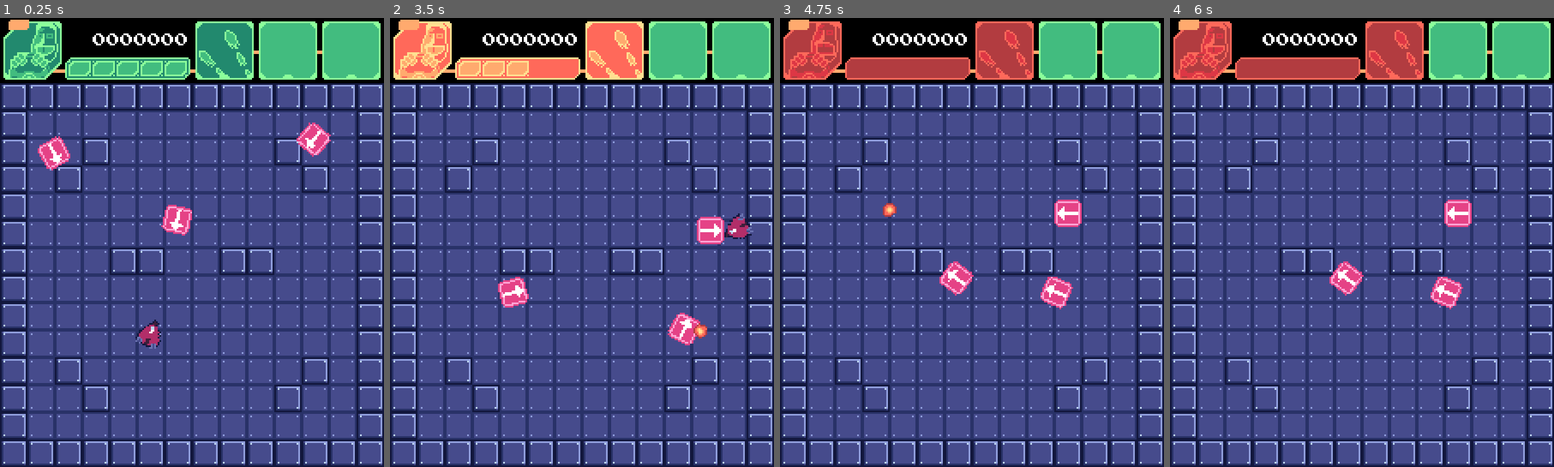
Above: before the commit, frames 1-4 (left to right).
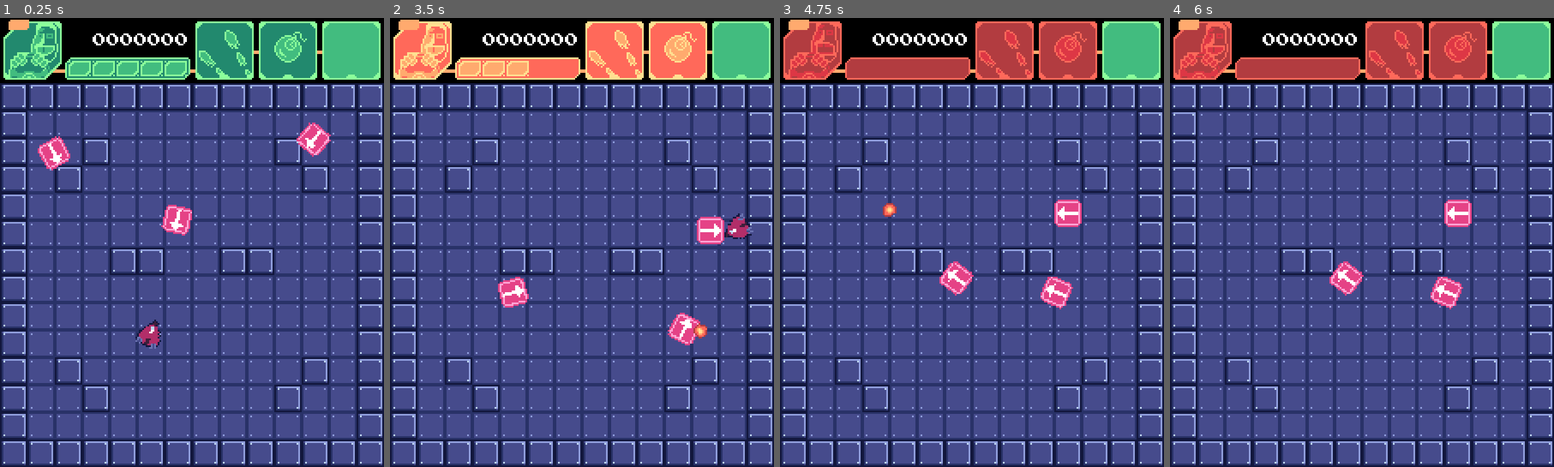
Above: after the commit, the same moments.

Repository: andresTapari/Haha-Woo-
Game: Godot game, scene res://scenes/lvl/dev_lvl.tscn
The game is run twice, just before and just after one commit, with the same random seed, the same clock (stepped at 60 frames per second) and the same inputs.
Inputs (mouse positions are in pixels of both pictures, inside the frame that each line leads up to):
- Up to frame 1 (0.25 s): no input
- Up to frame 2 (3.5 s): move the mouse to (666, 220) at 0.52 s; press the mouse at (666, 220) at 0.53 s; hold Right (ui_right) 0.53-1.28 s; move the mouse to (505, 264) at 1.27 s; release the mouse at (505, 264) at 1.28 s; hold Down (ui_down) 1.28-2.03 s; click (505, 264) at 1.35 s; move the mouse to (620, 143) at 2.02 s; press the mouse at (620, 143) at 2.03 s; hold Right (ui_right) 2.03-2.78 s; move the mouse to (562, 332) at 2.77 s; release the mouse at (562, 332) at 2.78 s; hold Up (ui_up) from 2.78 s (still down); click (562, 332) at 2.85 s
- Up to frame 3 (4.75 s): move the mouse to (1087, 309) at 3.52 s; release Up (ui_up) at 3.53 s; press the mouse at (1087, 309) at 3.53 s; hold Left (ui_left) from 3.53 s (still down); move the mouse to (856, 175) at 4.27 s; release the mouse at (856, 175) at 4.28 s; click (856, 175) at 4.35 s
- Up to frame 4 (6 s): move the mouse to (1381, 242) at 5.02 s; release Left (ui_left) at 5.03 s; press the mouse at (1381, 242) at 5.03 s; hold Down (ui_down) 5.03-5.78 s; tap Enter at 5.75 s; move the mouse to (1304, 130) at 5.77 s; release the mouse at (1304, 130) at 5.78 s; hold Right (ui_right) from 5.78 s (still down); click (1304, 130) at 5.85 s

The runs differ from the first frame. In frame 1, 1.5% of the frame differs, in the area x 67-83%, y 1-14%; in frame 2, 2.0%, in the area x 67-83%, y 0-14%; in frame 3, 2.0%; in frame 4, 2.0%.

Commit message:
Special_2

Diff:
--- /dev/null
+++ b/scenes/ui/special_2.tscn
@@ -0,0 +1,43 @@
+[gd_scene load_steps=7 format=3 uid="uid://54unccbq5sov"]
+
+[ext_resource type="Texture2D" uid="uid://dumcmqhnivsim" path="res://assets/aseprite/ui/Special_2/Flare.png" id="1_b31om"]
+[ext_resource type="Script" path="res://scripts/ui/special_2.gd" id="1_qjabn"]
+
+[sub_resource type="AtlasTexture" id="AtlasTexture_of54n"]
+atlas = ExtResource("1_b31om")
+region = Rect2(0, 0, 34, 34)
+
+[sub_resource type="AtlasTexture" id="AtlasTexture_jf6bf"]
+atlas = ExtResource("1_b31om")
+region = Rect2(34, 0, 34, 34)
+
+[sub_resource type="AtlasTexture" id="AtlasTexture_rdufe"]
+atlas = ExtResource("1_b31om")
+region = Rect2(68, 0, 34, 34)
+
+[sub_resource type="SpriteFrames" id="SpriteFrames_26co6"]
+animations = [{
+"frames": [{
+"duration": 1.0,
+"texture": SubResource("AtlasTexture_of54n")
+}, {
+"duration": 1.0,
+"texture": SubResource("AtlasTexture_jf6bf")
+}, {
+"duration": 1.0,
+"texture": SubResource("AtlasTexture_rdufe")
+}],
+"loop": true,
+"name": &"default",
+"speed": 5.0
+}]
+
+[node name="special_2" type="Control"]
+layout_mode = 3
+anchors_preset = 0
+script = ExtResource("1_qjabn")
+
+[node name="AnimatedSprite2D" type="AnimatedSprite2D" parent="."]
+texture_filter = 1
+sprite_frames = SubResource("SpriteFrames_26co6")
+centered = false
--- a/scenes/ui/uiHeadder.tscn
+++ b/scenes/ui/uiHeadder.tscn
@@ -7,6 +7,7 @@
 [ext_resource type="PackedScene" uid="uid://bmqcn7krtyvvf" path="res://scenes/ui/healthBar.tscn" id="6_5ltab"]
 [ext_resource type="PackedScene" uid="uid://bos416ay5ltmu" path="res://scenes/ui/special_1.tscn" id="7_22m4f"]
 [ext_resource type="FontFile" uid="uid://rfl04y1mlf2l" path="res://assets/fonts/arcadepix/ARCADEPI.TTF" id="7_dqthh"]
+[ext_resource type="PackedScene" uid="uid://54unccbq5sov" path="res://scenes/ui/special_2.tscn" id="8_4wa7h"]
 
 [sub_resource type="Theme" id="Theme_cw5lj"]
 default_font = ExtResource("7_dqthh")
@@ -35,16 +36,6 @@
 offset_top = 1.0
 offset_right = 2.0
 offset_bottom = 1.0
-
-[node name="Special_2" type="TextureRect" parent="."]
-texture_filter = 1
-layout_mode = 0
-offset_left = 151.0
-offset_top = 2.0
-offset_right = 185.0
-offset_bottom = 36.0
-texture = ExtResource("3_yop3i")
-stretch_mode = 3
 
 [node name="Special_3" type="TextureRect" parent="."]
 texture_filter = 1
@@ -80,3 +71,9 @@
 offset_top = 2.0
 offset_right = 114.0
 offset_bottom = 2.0
+
+[node name="special_2" parent="." instance=ExtResource("8_4wa7h")]
+offset_left = 151.0
+offset_top = 2.0
+offset_right = 151.0
+offset_bottom = 2.0
--- /dev/null
+++ b/scripts/ui/special_2.gd
@@ -0,0 +1,14 @@
+extends Control
+
+@onready var animatedSprite = $AnimatedSprite2D
+
+func _ready():
+	animatedSprite.frame = 0
+
+func update_special(current_life: int) -> void:
+	if current_life > 3:
+		animatedSprite.frame = 0
+	elif current_life > 1:
+		animatedSprite.frame = 1
+	else:
+		animatedSprite.frame = 2
--- a/scripts/ui/ui.gd
+++ b/scripts/ui/ui.gd
@@ -15,5 +15,6 @@
 	$healthBar.update_draw(current_health)
 	$Face_icon.handle_player_hit(current_health)
 	$special_1.update_special(1,current_health)
+	$special_2.update_special(current_health)
 	await  $Face_icon/AnimatedSprite2D.animation_finished
 	$Face_icon.update_draw(current_health)
Binary file added: assets/aseprite/ui/Special_2/Flare.aseprite
Binary file added: assets/aseprite/ui/Special_2/Flare.png
Not shown, added: assets/aseprite/ui/Special_2/Flare.png.import
Not shown: 1 places in scenes/ui/uiHeadder.tscn that only renumber resources
